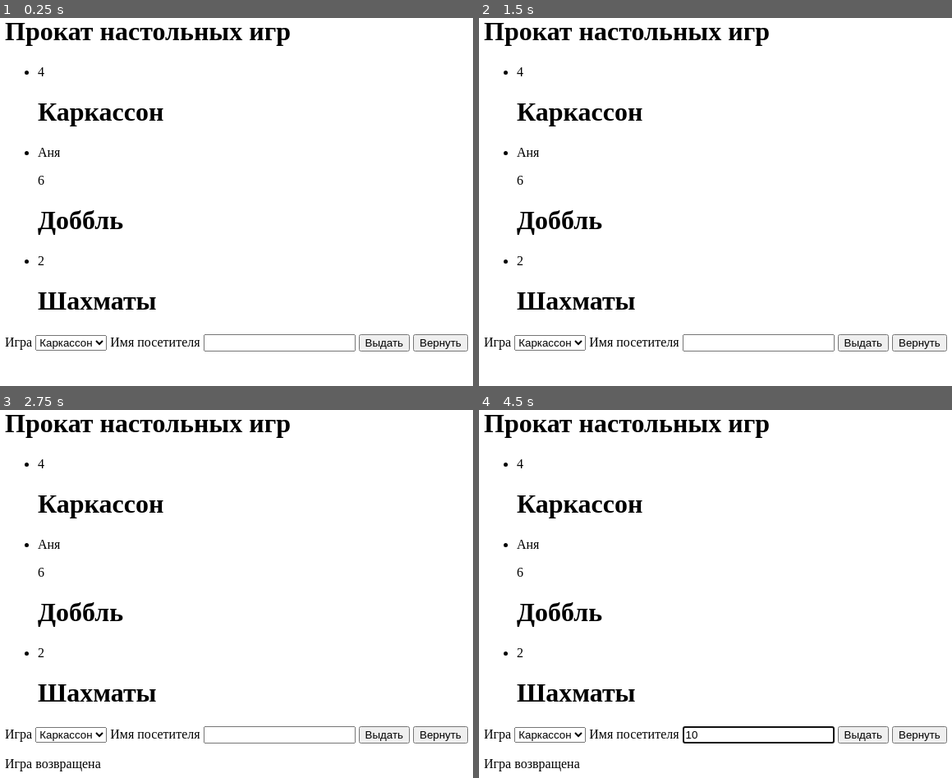
Above: before the commit, frames 1-4 (two rows, left to right).
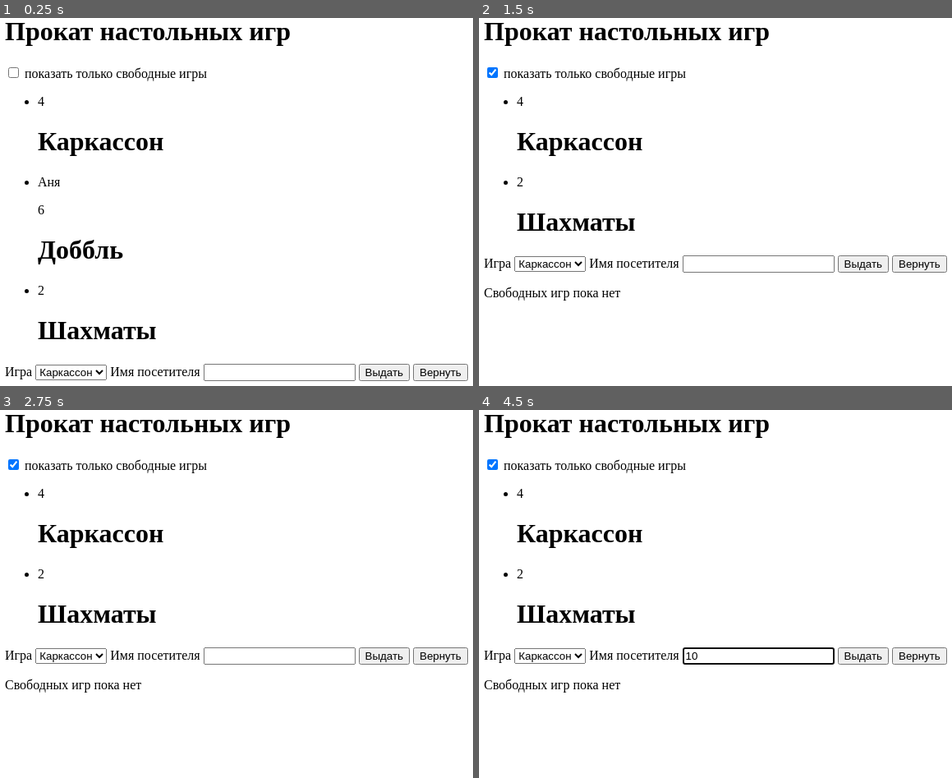
Above: after the commit, the same moments.

Repository: feltonkalt/Js-board-games
Game: browser game, page index.html
The game is run twice, just before and just after one commit, with the same random seed, the same clock (stepped at 60 frames per second) and the same inputs.
Inputs (mouse positions are in pixels of both pictures, inside the frame that each line leads up to; where the layout moved, square brackets give the same spot in the first picture):
- Up to frame 1 (0.25 s): no input
- Up to frame 2 (1.5 s): click (493, 73) at 1.27 s
- Up to frame 3 (2.75 s): click "Вернуть" at 1.87 s; click "Выдать" at 2.02 s; click "Вернуть" at 2.47 s
- Up to frame 4 (4.5 s): click (758, 656) [758, 733] at 3.07 s; type "6" at 3.07 s; tap Enter at 3.1, 3.7, 4.3 s; click (758, 656) [758, 733] at 3.67 s; type "3" at 3.67 s; click (758, 656) [758, 733] at 4.27 s; type "10" at 4.27 s

The runs differ from the first frame. In frame 1, 5.6% of the frame differs, in the area x 1-99%, y 13-99%; in frame 2, 5.2%; in frame 3, 5.4%; in frame 4, 5.8%.
Error in both runs: ReferenceError: game is not defined

Commit message:
complete task with freegame checkbox

Diff:
--- a/index.html
+++ b/index.html
@@ -11,6 +11,8 @@
 
 <body>
     <h1>Прокат настольных игр</h1>
+    <input type="checkbox" id='freeGame'>
+    <label for="freeGame"> показать только свободные игры</label>
     <ul id="gameList"></ul>
 
     <label for="gameSelect">Игра</label>
--- a/index.js
+++ b/index.js
@@ -12,6 +12,7 @@
 const borrowerName = document.getElementById('borrowerName');
 const message = document.getElementById('message');
 const gameSelectVal = Number(gameSelect.value.trim());
+const freeGame = document.getElementById('freeGame');
 
 renderGames();
 
@@ -46,34 +47,77 @@
     }
 });
 
+freeGame.addEventListener('change', () => {
+    if (freeGame.checked) {
+        renderGames();
+    }
+    else {
+        renderGames();
+    }
+});
 
 function renderGames() {
     gameList.innerHTML = '';
+    if (freeGame.checked) {
 
-    games.forEach((game, index) => {
-        const item = document.createElement('li');
-        item.className = 'item';
+        games.forEach((freeGames, index) => {
+            if (games[index].borrower === null) {
+                const item = document.createElement('li');
+                item.className = 'item';
 
-        const div = document.createElement('div');
-        div.className = 'div';
+                const div = document.createElement('div');
+                div.className = 'div';
 
-        const title = document.createElement('h1');
-        title.className = 'title';
-        title.textContent = games[index].title;
+                const title = document.createElement('h1');
+                title.className = 'title';
+                title.textContent = games[index].title;
 
-        const players = document.createElement('p');
-        players.className = 'players'
-        players.textContent = games[index].players;
+                const players = document.createElement('p');
+                players.className = 'players'
+                players.textContent = games[index].players;
 
-        const borrower = document.createElement('p')
-        borrower.className = 'borrower'
-        borrower.textContent = games[index].borrower;
+                const borrower = document.createElement('p')
+                borrower.className = 'borrower'
+                borrower.textContent = games[index].borrower;
 
 
-        div.append(borrower, players, title);
-        item.append(div);
-        gameList.append(item);
-    });
+                div.append(borrower, players, title);
+                item.append(div);
+                gameList.append(item);
+            }
+            else {
+                message.innerHTML = 'Свободных игр пока нет';
+            }
+        });
+
+
+    }
+    else {
+        games.forEach((game, index) => {
+            const item = document.createElement('li');
+            item.className = 'item';
+
+            const div = document.createElement('div');
+            div.className = 'div';
+
+            const title = document.createElement('h1');
+            title.className = 'title';
+            title.textContent = games[index].title;
+
+            const players = document.createElement('p');
+            players.className = 'players'
+            players.textContent = games[index].players;
+
+            const borrower = document.createElement('p')
+            borrower.className = 'borrower'
+            borrower.textContent = games[index].borrower;
+
+
+            div.append(borrower, players, title);
+            item.append(div);
+            gameList.append(item);
+        });
+    }
 }
 
 renderGames();
Not shown, added: js-objects-board-games-extra.md
